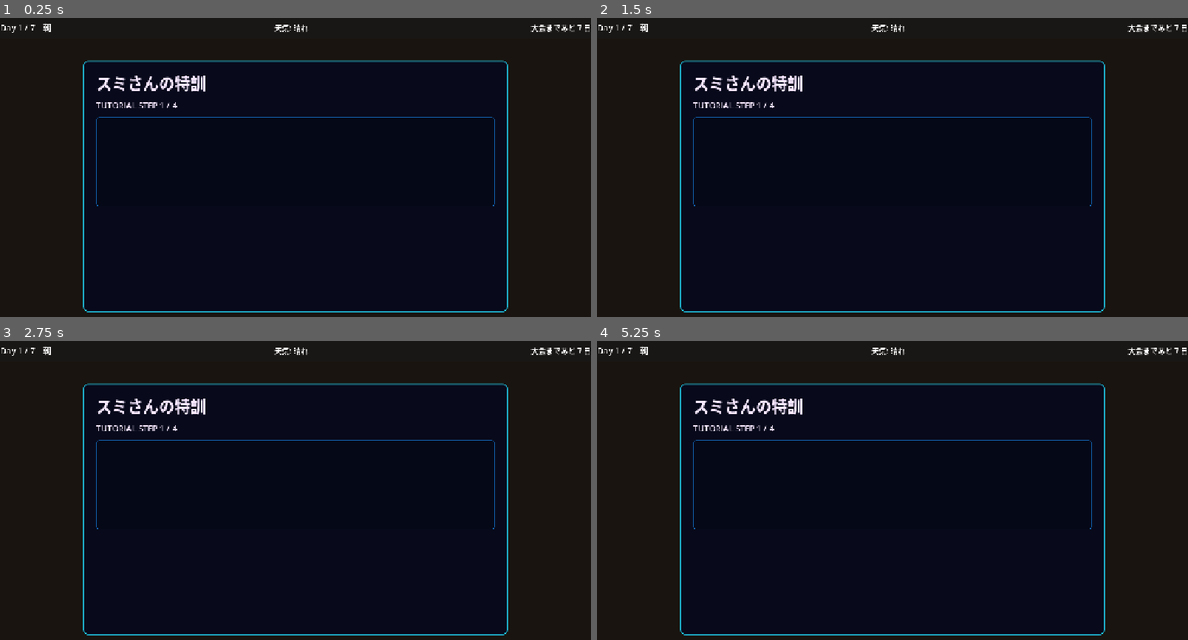
Above: before the commit, frames 1-4 (two rows, left to right).
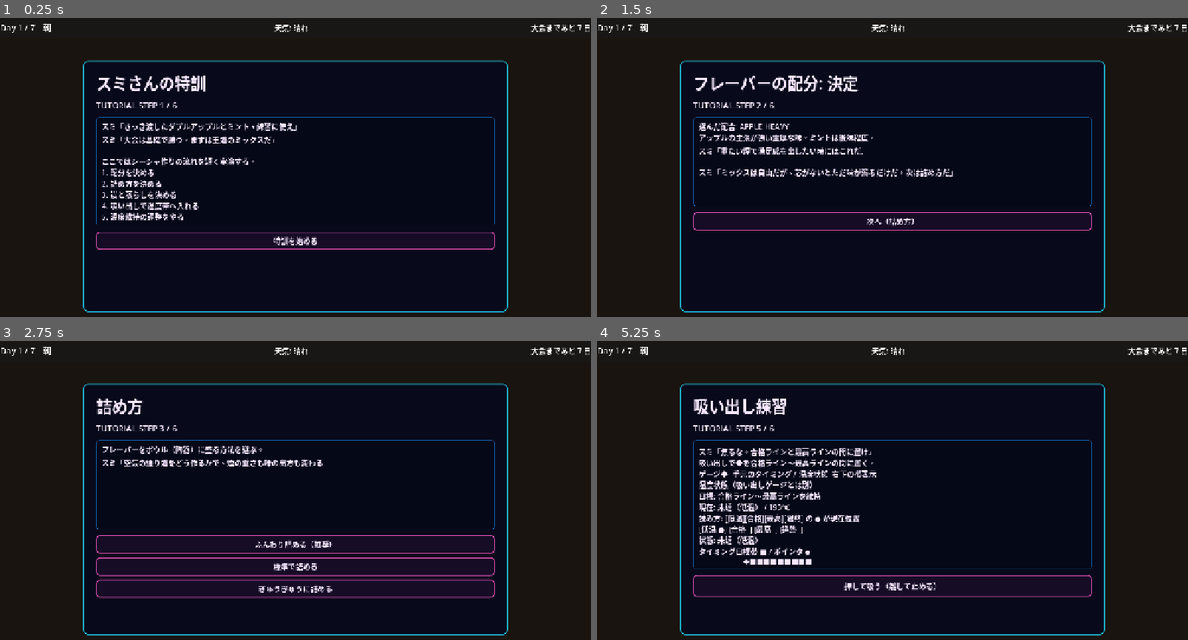
Above: after the commit, the same moments.

Repository: haseatsu114514-dot/shisha-game
Game: Godot game, scene res://scenes/daily/practice.tscn
The game is run twice, just before and just after one commit, with the same random seed, the same clock (stepped at 60 frames per second) and the same inputs. This scene is started directly instead of the project's main scene.
Inputs (mouse positions are in pixels of both pictures, inside the frame that each line leads up to):
- Up to frame 1 (0.25 s): no input
- Up to frame 2 (1.5 s): click (892, 242) at 0.5 s, where only the run after the commit has a clickable "特訓を始める"; click (892, 242) at 1.25 s, where only the run after the commit has a clickable "ダブルアップル8g / ミント4g"
- Up to frame 3 (2.75 s): click (295, 544) at 2 s, where only the run after the commit has a clickable "次へ（詰め方）"
- Up to frame 4 (5.25 s): click (892, 544) at 2.75 s, where only the run after the commit has a clickable "ふんわり詰める（推奨）"; click (892, 544) at 3.5 s, where only the run after the commit has a clickable "次へ（炭と蒸らし）"; click (892, 544) at 4.25 s, where only the run after the commit has a clickable "炭3個 / 蒸らし6分（安定）"; click (892, 544) at 5 s, where only the run after the commit has a clickable "次へ（吸い出し練習）"

The runs differ from the first frame. In frame 1, 2.8% of the frame differs, in the area x 16-84%, y 28-78%; in frame 2, 2.7%; in frame 3, 4.1%; in frame 4, 5.0%, in the area x 16-84%, y 19-86%.
Error before the commit: Parse Error: Expected variable name after "var". (res://scripts/daily/practice.gd:645)

Commit message:
Fix tutorial freeze, add flavor mixing step, adjust UI font sizes, and enhance tutorial dialogue

Diff:
--- a/data/dialogue/ch1_main.json
+++ b/data/dialogue/ch1_main.json
@@ -273,7 +273,7 @@
           {
             "speaker": "sumi",
             "face": "serious",
-            "text": "早速特訓するか。ダブルアップルで基礎を叩き込むぞ"
+            "text": "早速特訓するか。ダブルアップルとミントで基礎を叩き込むぞ"
           },
           {
             "speaker": "hajime",
@@ -718,7 +718,7 @@
         {
           "speaker": "",
           "face": "",
-          "text": "自室の窓から、街灯のぼんやりした光が差し込んでいる。机の上にはダブルアップルのパッケージと、この1週間で書き留めたメモが散らばっている。"
+          "text": "自室の窓から、街灯のぼんやりした光が差し込んでいる。机の上にはダブルアップルとミントのパッケージと、この1週間で書き留めたメモが散らばっている。"
         },
         {
           "speaker": "hajime",
--- a/project.godot
+++ b/project.godot
@@ -34,6 +34,7 @@
 window/size/viewport_width=1280
 window/size/viewport_height=720
 window/stretch/mode="canvas_items"
+window/stretch/aspect="keep"
 
 [rendering]
 
--- a/scenes/dialogue/dialogue_box.tscn
+++ b/scenes/dialogue/dialogue_box.tscn
@@ -77,7 +77,8 @@
 [node name="SpeakerLabel" type="Label" parent="DialoguePanel/Margin/VBox"]
 unique_name_in_owner = true
 layout_mode = 2
-theme_override_font_sizes/font_size = 30
+theme_override_font_sizes/font_size = 40
+theme_override_colors/font_color = Color(1, 0.811765, 0.45098, 1)
 text = ""
 
 [node name="TextLabel" type="RichTextLabel" parent="DialoguePanel/Margin/VBox"]
--- a/scripts/autoload/game_manager.gd
+++ b/scripts/autoload/game_manager.gd
@@ -9,6 +9,12 @@
 const BGM_TITLE_PATH = "res://assets/audio/bgm/daily_part.mp3"
 const BGM_DAILY_PATH = "res://assets/audio/bgm/daily_part.mp3"
 const BGM_TONARI_PATH = "res://assets/audio/bgm/tonari.mp3"
+const BGM_MAP_PATH = "res://assets/audio/bgm/bgm_map.mp3"
+const BGM_RIVAL_SHOP_PATH = "res://assets/audio/bgm/bgm_rival_shop.mp3"
+const BGM_TOURNAMENT_WAIT_PATH = "res://assets/audio/bgm/bgm_tournament_wait.mp3"
+const BGM_TOURNAMENT_EDM_PATH = "res://assets/audio/bgm/bgm_tournament_edm.mp3"
+const BGM_RESULT_EMOTIONAL_PATH = "res://assets/audio/bgm/bgm_result_emotional.mp3"
+
 const DEFAULT_BGM_LEVEL := 0.8
 const DEFAULT_SE_LEVEL := 0.8
 const SILENT_DB := -80.0
--- a/scripts/daily/practice.gd
+++ b/scripts/daily/practice.gd
@@ -1,6 +1,6 @@
 extends Control
 
-const TOTAL_STEPS := 5
+const TOTAL_STEPS := 6
 const DEFAULT_NEXT_SCENE := "res://scenes/daily/map.tscn"
 const GAUGE_TIMER_WAIT := 0.03
 const ADJUST_TOTAL_ROUNDS := 3
@@ -97,22 +97,50 @@
 		1,
 		"スミさんの特訓",
 		"\n".join([
-			"スミ「さっき渡したダブルアップル2つ、練習に使え」",
-			"スミ「早速特訓するか。大会は基礎で勝つ」",
+			"スミ「さっき渡したダブルアップルとミント、練習に使え」",
+			"スミ「大会は基礎で勝つ。まずは王道のミックスだ」",
 			"",
 			"ここではシーシャ作りの流れを短く実演する。",
-			"1. 詰め方を決める",
-			"2. 炭と蒸らしを決める",
-			"3. 吸い出しで温度帯へ入れる",
-			"4. 温度帯を維持する調整を3回やる",
+			"1. 配分を決める",
+			"2. 詰め方を決める",
+			"3. 炭と蒸らしを決める",
+			"4. 吸い出しで温度帯へ入れる",
+			"5. 温度維持の調整をやる",
 		])
 	)
 	_clear_choices()
-	_add_choice_button("特訓を始める", _show_pack_step)
+	_add_choice_button("特訓を始める", _show_mix_step)
+
+func _show_mix_step() -> void:
+	_set_phase(2, "フレーバーの配分", "ダブルアップルとミントの配合を決める。\n使うのは中東産のクラシックなダブルアップルと、それに負けない強めのミントだ。")
+	_clear_choices()
+	_add_choice_button("ダブルアップル6g / ミント6g（推奨）", _on_mix_selected.bind("half"))
+	_add_choice_button("ダブルアップル8g / ミント4g", _on_mix_selected.bind("apple_heavy"))
+	_add_choice_button("ダブルアップル4g / ミント8g", _on_mix_selected.bind("mint_heavy"))
+
+func _on_mix_selected(mix_type: String) -> void:
+	var feedback = ""
+	match mix_type:
+		"half":
+			feedback = "甘さと清涼感のバランスが良い王道の配合。\nスミ「ダブルの甘さをミントが引き締める。これが基本の形だ」"
+		"apple_heavy":
+			feedback = "アップルの主張が強い重厚な味。ミントは後味程度。\nスミ「重たい煙で満足感を出したい時にはこれだ」"
+		"mint_heavy":
+			feedback = "清涼感が先行する。味が少し軽く飛ぶリスクがある。\nスミ「爽快感は出るが、熱を入れすぎると味が消えるぞ」"
+		_:
+			feedback = "配合を決めた。"
+
+	_set_phase(
+		2,
+		"フレーバーの配分: 決定",
+		"選んだ配合: %s\n%s\n\nスミ「ミックスは自由だが、芯がないとただ味が濁るだけだ。次は詰め方だ」" % [mix_type.to_upper(), feedback]
+	)
+	_clear_choices()
+	_add_choice_button("次へ（詰め方）", _show_pack_step)
 
 
 func _show_pack_step() -> void:
-	_set_phase(2, "詰め方", "ダブルアップルの詰め方を選ぶ。空気の通り道が最優先。")
+	_set_phase(3, "詰め方", "フレーバーをボウル（陶器）に盛る方法を選ぶ。\nスミ「空気の通り道をどう作るかで、煙の重さも味の出方も変わる」")
 	_clear_choices()
 	_add_choice_button("ふんわり詰める（推奨）", _on_pack_style_selected.bind("light"))
 	_add_choice_button("標準で詰める", _on_pack_style_selected.bind("standard"))
@@ -124,18 +152,18 @@
 	var feedback = ""
 	match style_id:
 		"light":
-			feedback = "煙道が確保されて立ち上がりが安定。"
+			feedback = "煙道が確保されて立ち上がりが安定。\nスミ「空気が通るから焦げにくい。最初のうちはこれで感覚を掴め」"
 		"standard":
-			feedback = "再現性はある。ここから熱管理で差が出る。"
+			feedback = "煙量は出るが、熱管理で差が出る。\nスミ「これでもいいが、火の入れ方を間違えれば台無しになるぞ」"
 		"tight":
-			feedback = "熱が籠もりやすく、焦げやすい。吸い出しはシビアになる。"
+			feedback = "熱が籠もりやすく、焦げやすい。\nスミ「味が重くなる分、吸い出しはシビアだ。玄人向けだな」"
 		_:
 			feedback = "詰め方を決めた。"
 
 	_set_phase(
-		2,
+		3,
 		"詰め方: 決定",
-		"スミ「詰めで半分決まる。あとは熱の入れ方だ」\n%s" % feedback
+		"選んだ詰め方: %s\n%s\n\nスミ「詰めで半分決まる。ここからが本当の勝負、熱の入れ方だ」" % [style_id.to_upper(), feedback]
 	)
 	_clear_choices()
 	_add_choice_button("次へ（炭と蒸らし）", _show_heat_step)
@@ -143,9 +171,9 @@
 
 func _show_heat_step() -> void:
 	_set_phase(
-		3,
+		4,
 		"熱を作る",
-		"炭の数と蒸らし時間をセットで決める。吸いやすさに直結する。"
+		"炭の数と蒸らし時間をセットで決める。\nスミ「高温で一気に味を出すか、じっくり温めるか。お前の意図が問われる」"
 	)
 	_clear_choices()
 	_add_choice_button("炭3個 / 蒸らし6分（安定）", _on_heat_selected.bind(3, 6))
@@ -163,9 +191,9 @@
 		risk = "高火力寄り"
 
 	_set_phase(
-		3,
+		4,
 		"熱を作る: 決定",
-		"設定: 炭%d個 / 蒸らし%d分\n判定: %s\nスミ「最後は吸い出しで合わせろ」" % [
+		"設定: 炭%d個 / 蒸らし%d分\n判定: %s\n\nスミ「いいだろう。仕上げに自分で吸って、煙の温度を狙った場所に落とし込め」" % [
 			_selected_charcoal_count,
 			_selected_steam_minutes,
 			risk,
@@ -178,7 +206,7 @@
 func _show_pull_step() -> void:
 	_temp_level = _compute_pull_start_temp_level()
 	_set_phase(
-		4,
+		5,
 		"吸い出し練習",
 		"吸い出し前は温度が合格ライン未達。吸い出しで温度帯に置く。\n※吸い出しゲージはタイミング用、温度状態は別管理。"
 	)
@@ -304,16 +332,16 @@
 	var feedback = ""
 	match quality:
 		"perfect":
-			feedback = "完璧。温度の芯を捉えた。"
+			feedback = "完璧な温度帯にピタッと入った。\nスミ「いい腕だ。煙が一番旨い瞬間を捉えている」"
 		"good":
-			feedback = "合格。実戦でも通る吸い出し。"
+			feedback = "実戦でも十分通る合格ライン。\nスミ「悪くない。客に出せるレベルには乗っている」"
 		"near":
-			feedback = "惜しい。もう少しだけ熱の山を意識。"
+			feedback = "合格ラインギリギリ。\nスミ「惜しい。熱が少し暴れているな。意識を集中しろ」"
 		_:
-			feedback = "外した。焦って熱を入れすぎた。"
+			feedback = "温度帯を完全に外した。\nスミ「焦りすぎだ。煙の味を殺しているぞ」"
 
 	GameManager.play_ui_se("confirm" if quality != "miss" else "cancel")
-	_update_pull_text("判定: %s\n%s\n現在状態: %s" % [quality.to_upper(), feedback, _temperature_zone_label(_temp_level)])
+	_update_pull_text("吸い出し判定: %s\n%s\n\n現在の温度状態: %s" % [quality.to_upper(), feedback, _temperature_zone_label(_temp_level)])
 	_clear_choices()
 	_add_choice_button("次へ（温度調整の特訓）", _start_adjustment_tutorial)
 
@@ -353,7 +381,7 @@
 	lines.append("まず方向を選択してから、ゲージでタイミング調整する。")
 	lines.append("成功条件: 方向が正解 + タイミングGOOD以上 + 温度帯へ近づく。")
 	_set_phase(
-		5,
+		6,
 		"温度調整 %d / %d" % [round_num, ADJUST_TOTAL_ROUNDS],
 		"\n".join(lines)
 	)
@@ -430,7 +458,7 @@
 func _show_adjustment_gauge_step() -> void:
 	var round_num = _adjust_round + 1
 	_set_phase(
-		5,
+		6,
 		"調整ゲージ %d / %d" % [round_num, ADJUST_TOTAL_ROUNDS],
 		"選択した方向: %s\n押している間だけ調整、離した瞬間で判定。\n判定は PERFECT / GOOD / NEAR / MISS。" % _adjust_action_label(_adjust_selected_action)
 	)
@@ -592,13 +620,13 @@
 	var summary = ""
 	var final_ok = _temperature_distance_to_band(_temp_level) <= 0.001
 	if _adjust_success_count >= 3 and final_ok:
-		summary = "スミ「いい。温度帯を維持できてる」"
+		summary = "スミ「完璧だ。客のどんなペースにも合わせて、最後まで旨い煙を出せるな」"
 	elif _adjust_success_count >= 2:
-		summary = "スミ「悪くない。実戦でも使える」"
+		summary = "スミ「悪くない。ある程度の変化には対応できる。あとは実戦で感覚を磨け」"
 	elif _adjust_success_count >= 1:
-		summary = "スミ「方向は見えてる。精度を上げろ」"
+		summary = "スミ「方向は見えてるが精度が足りない。このままじゃ客に飽きられるぞ」"
 	else:
-		summary = "スミ「焦りが先に出てる。もう一度基礎からだ」"
+		summary = "スミ「熱の動きがまるで見えてない。……もう一度基礎からやり直しだ」"
 
 	var lines: Array[String] = []
 	lines.append("調整成功 %d / %d" % [_adjust_success_count, ADJUST_TOTAL_ROUNDS])
@@ -607,7 +635,7 @@
 	lines.append(summary)
 	lines.append("特訓報酬: technique +1（調整成功2回以上で insight +1）")
 	_set_phase(
-		5,
+		6,
 		"温度調整: 終了",
 		"\n".join(lines)
 	)
@@ -642,10 +670,10 @@
 
 func _build_temperature_zone_cells(value: float) -> String:
 	var low = "●" if value < TEMP_PASS_LINE else " "
-	var pass = "●" if value >= TEMP_PASS_LINE and value < _temperature_center() else " "
+	var p = "●" if value >= TEMP_PASS_LINE and value < _temperature_center() else " "
 	var top = "●" if value >= _temperature_center() and value <= TEMP_TOP_LINE else " "
 	var high = "●" if value > TEMP_TOP_LINE else " "
-	return "[低温 %s] [合格 %s] [最高 %s] [過熱 %s]" % [low, pass, top, high]
+	return "[低温 %s] [合格 %s] [最高 %s] [過熱 %s]" % [low, p, top, high]
 
 
 func _temperature_to_celsius(value: float) -> int:
@@ -700,12 +728,12 @@
 	var target_end = int(round(clampf(target_center + target_width, 0.0, 1.0) * float(bar_len - 1)))
 	var chars: Array[String] = []
 	for i in range(bar_len):
-		var char = "─"
+		var c = "─"
 		if i >= target_start and i <= target_end:
-			char = "■"
+			c = "■"
 		if i == pointer_index:
-			char = "◆"
-		chars.append(char)
+			c = "◆"
+		chars.append(c)
 	return "".join(chars)
 
 
--- a/scripts/ui/dialogue_box.gd
+++ b/scripts/ui/dialogue_box.gd
@@ -56,12 +56,15 @@
 	"[hint]", "[/hint]"
 ]
 const HIGHLIGHT_OPEN_REPLACEMENTS := {
-	"[imp]": "[color=#ffd878][b]",
+	"[imp]": "[font_size=42][color=#ffd878][b]",
+	"[red]": "[color=#ff5252][b]",
+	"[blue]": "[color=#52a2ff][b]",
+	"[sub]": "[font_size=18][color=#999999]",
 	"[warn]": "[color=#ff8b8b][b]",
 	"[hint]": "[color=#8bdcff][b]",
 }
 const HIGHLIGHT_CLOSE_REPLACEMENTS := {
-	"[/imp]": "[/b][/color]",
+	"[/imp]": "[/b][/color][/font_size]",
 	"[/warn]": "[/b][/color]",
 	"[/hint]": "[/b][/color]",
 }
@@ -149,6 +152,11 @@
 
 	_line_queue = target_dialogue.get("lines", []).duplicate(true)
 	_branches = target_dialogue.get("branches", {}).duplicate(true)
+
+	var metadata = target_dialogue.get("metadata", {})
+	if metadata.has("bgm"):
+		GameManager.play_bgm(str(metadata["bgm"]), -8.0, true)
+
 	return true
 
 
--- /dev/null
+++ b/test_join.gd
@@ -0,0 +1,6 @@
+extends SceneTree
+func _init():
+    var a = ["a", "b"]
+    var s = "\n".join(a)
+    print("SUCCESS: ", s)
+    quit()
Not shown, added: assets/audio/bgm/bgm_map.mp3
Not shown, added: assets/audio/bgm/bgm_result_emotional.mp3
Not shown, added: assets/audio/bgm/bgm_rival_shop.mp3
Not shown, added: assets/audio/bgm/bgm_tournament_edm.mp3
Not shown, added: assets/audio/bgm/bgm_tournament_wait.mp3
